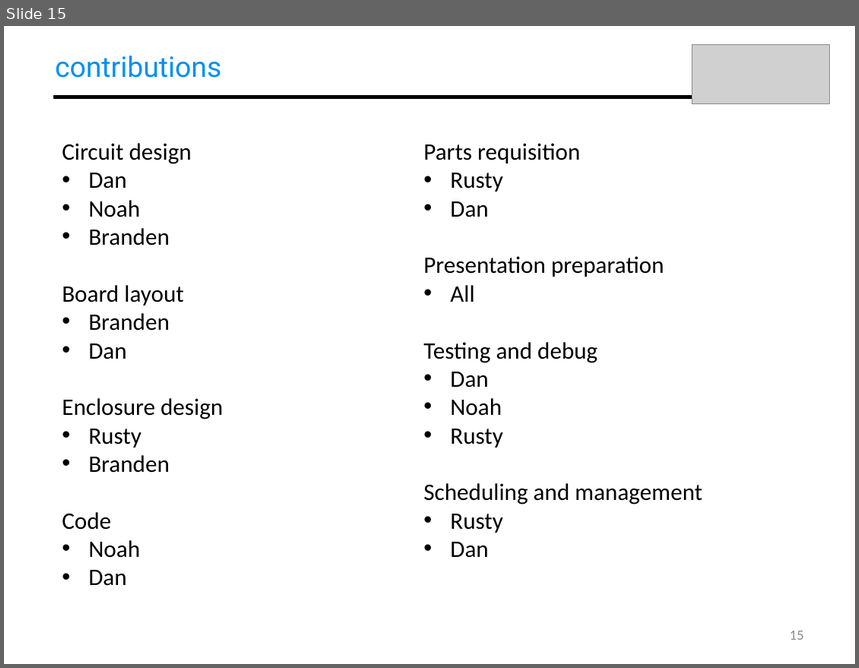
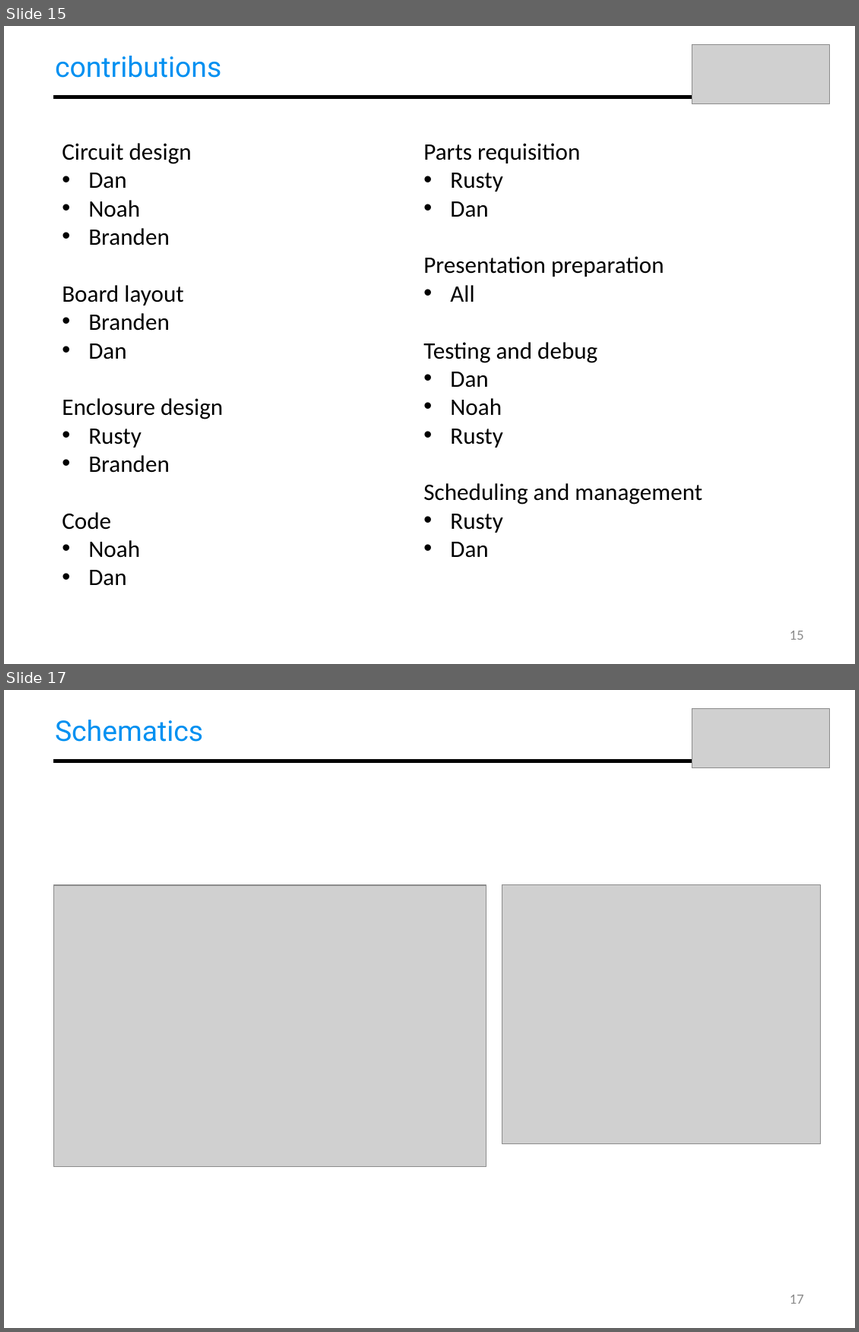
Before and after one commit to dfrister/Practicum2014, a slide deck: Presentation/T04_Presentation.pptx. Shown one above the other, each under a label of ours: slide 15 before the commit, slides 15 and 17 after it; the slides between them are not shown. The pictures are 859x668 and 859x1332 pixels, drawn with LibreOffice and Linux fonts; fonts in the diff are those of the drawing; grey boxes stand for pictures. Boxes give left, top, right and bottom in pixels: in the first picture for what was removed or moved away, otherwise in the second. Text is boxed around its words. In the diff, an @@ line names an element or a change of style, - is before the commit and + after.

```diff
--- a/Presentation/T04_Presentation.pptx
+++ b/Presentation/T04_Presentation.pptx
@@ slide 17 added at (x1=4, y1=690, x2=855, y2=1328), background #FFFFFF @@
@@ picture added at (x1=692, y1=709, x2=829, y2=768) @@
@@ text added at (x1=55, y1=720, x2=203, y2=742), 24 pt, text #0090F1 @@
+Schematics
@@ line added from (692, 761) to (53, 761), #000000 3 pt @@
@@ picture added at (x1=53, y1=885, x2=486, y2=1167) @@
@@ picture added at (x1=502, y1=885, x2=820, y2=1144) @@
@@ page number added at (x1=790, y1=1295, x2=804, y2=1304), 12 pt, text #8C8C8C @@
+17
```
Also in this commit, not shown: 1 slide changed, 2 other slides added, 1 slide removed.
